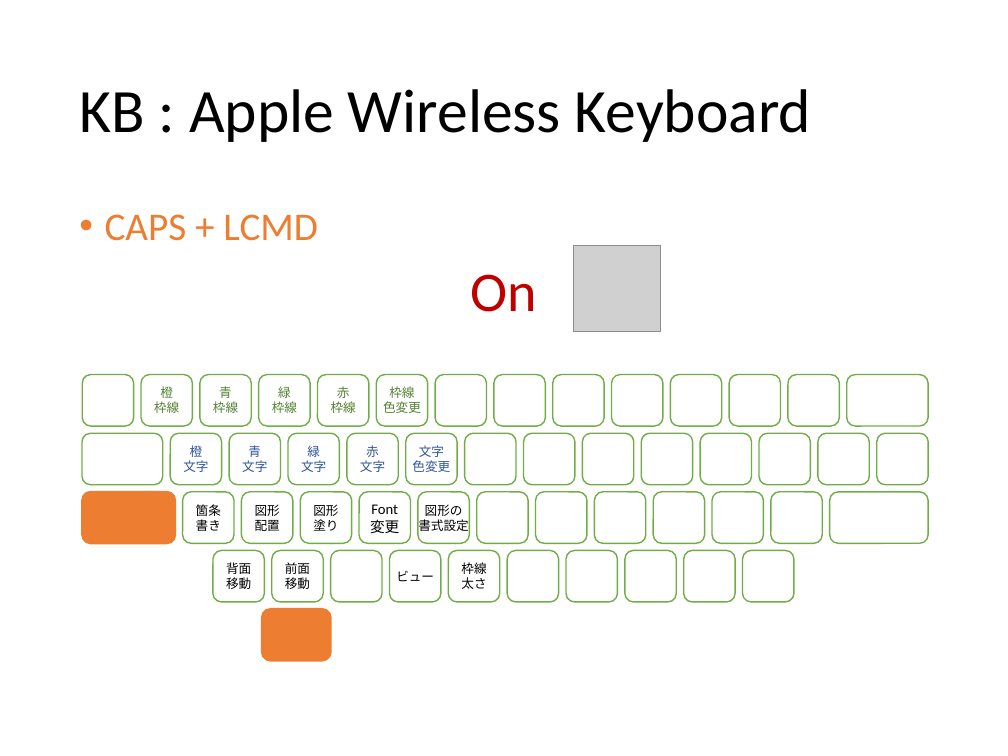
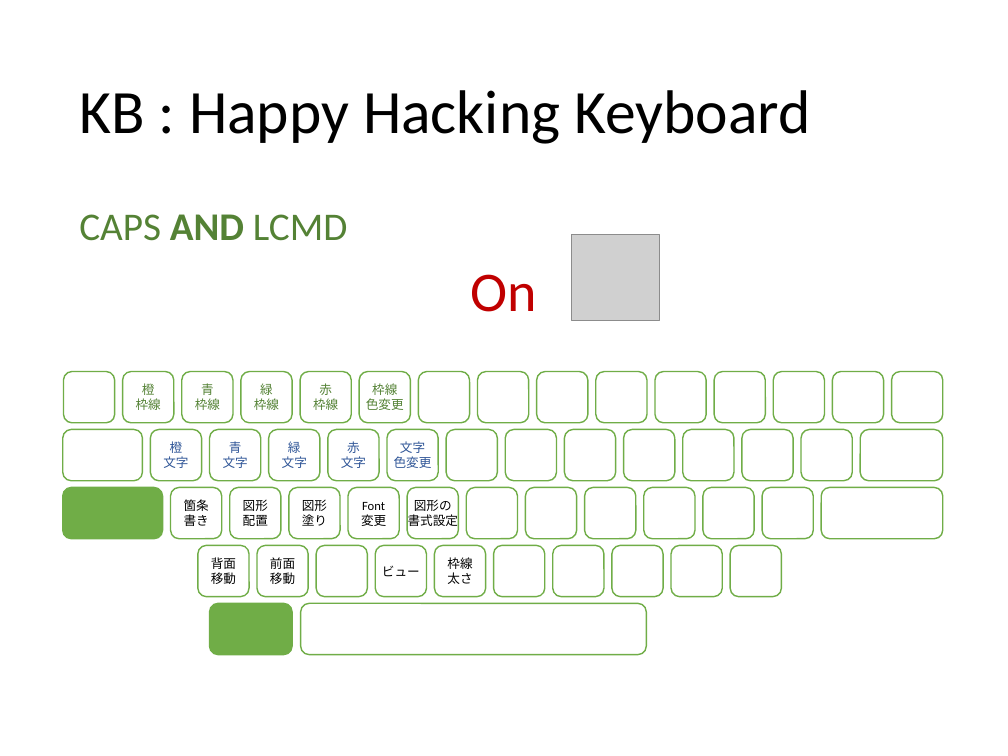
Before and after one commit to ittooo66/myAHK, a slide deck: slide 14 of MANUAL.pptx (slide 18 before the commit). Drawn at 1008x756 pixels with LibreOffice and Linux fonts; fonts in the diff are those of the drawing; grey boxes stand for pictures. Boxes give left, top, right and bottom in pixels: in the first picture for what was removed or moved away, otherwise in the second. Text is boxed around its words. In the diff, an @@ line names an element or a change of style, - is before the commit and + after.

```diff
--- a/MANUAL.pptx
+++ b/MANUAL.pptx
@@ title at <box>79,90,810,144</box>: text changed @@
-KB : Apple Wireless Keyboard
+KB : Happy Hacking Keyboard
@@ text at <box>79,214,348,241</box>: text changed; text colour #ED7D31 to #548235 @@
-• CAPS + LCMD
+CAPS AND LCMD
@@ picture: place and size @@
-picture at <box>574,246,661,332</box>
+picture at <box>572,235,659,321</box>
@@ rounded rectangle "橙" at <box>123,372,174,423</box>: font Calibri to Arial @@
@@ rounded rectangle: place and size @@
-rounded rectangle at <box>847,375,928,426</box>
+rounded rectangle at <box>833,372,884,423</box>
@@ rounded rectangle added at <box>891,372,942,423</box>, fill #FFFFFF, outline #70AD47 1 pt @@
@@ 15 rounded rectangles: place and size @@
-15 rounded rectangles at <box>82,375,752,485</box>
+15 rounded rectangles at <box>62,372,734,481</box>
@@ 20 rounded rectangles: place and size @@
-20 rounded rectangles at <box>213,375,869,602</box>
+20 rounded rectangles at <box>198,372,853,597</box>
@@ rounded rectangle: place and size @@
-rounded rectangle at <box>877,433,928,485</box>
+rounded rectangle at <box>860,429,942,481</box>
@@ rounded rectangle: place and size @@
-rounded rectangle at <box>83,492,175,543</box>
+rounded rectangle at <box>62,488,162,539</box>
@@ rounded rectangle at <box>62,488,162,539</box>: fill #ED7D31 to #70AD47; outline #ED7D31 1.5 pt to #70AD47 1 pt @@
@@ rounded rectangle "Font" at <box>348,488,399,539</box>: size 10.5 to 9 pt @@
@@ rounded rectangle: place and size @@
-rounded rectangle at <box>830,492,928,543</box>
+rounded rectangle at <box>822,488,943,539</box>
@@ 12 rounded rectangles: place and size @@
-12 rounded rectangles at <box>182,492,823,602</box>
+12 rounded rectangles at <box>170,488,813,597</box>
@@ rounded rectangle at <box>210,604,292,655</box>: fill #ED7D31 to #70AD47; outline #ED7D31 1.5 pt to #70AD47 1 pt @@
@@ rounded rectangle: place and size @@
-rounded rectangle at <box>262,609,331,660</box>
+rounded rectangle at <box>210,604,292,655</box>
@@ rounded rectangle added at <box>300,604,646,655</box>, fill #FFFFFF, outline #70AD47 1 pt @@
```
Also in this commit, not shown: 5 other slides changed, 4 slides added, 6 slides removed, 1 other file.
